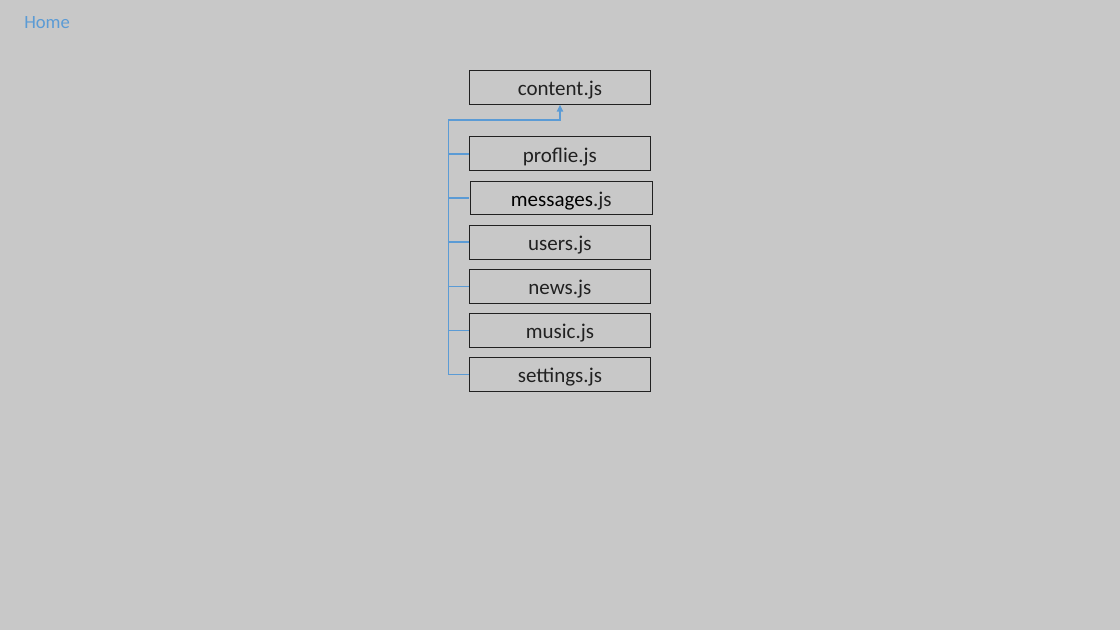
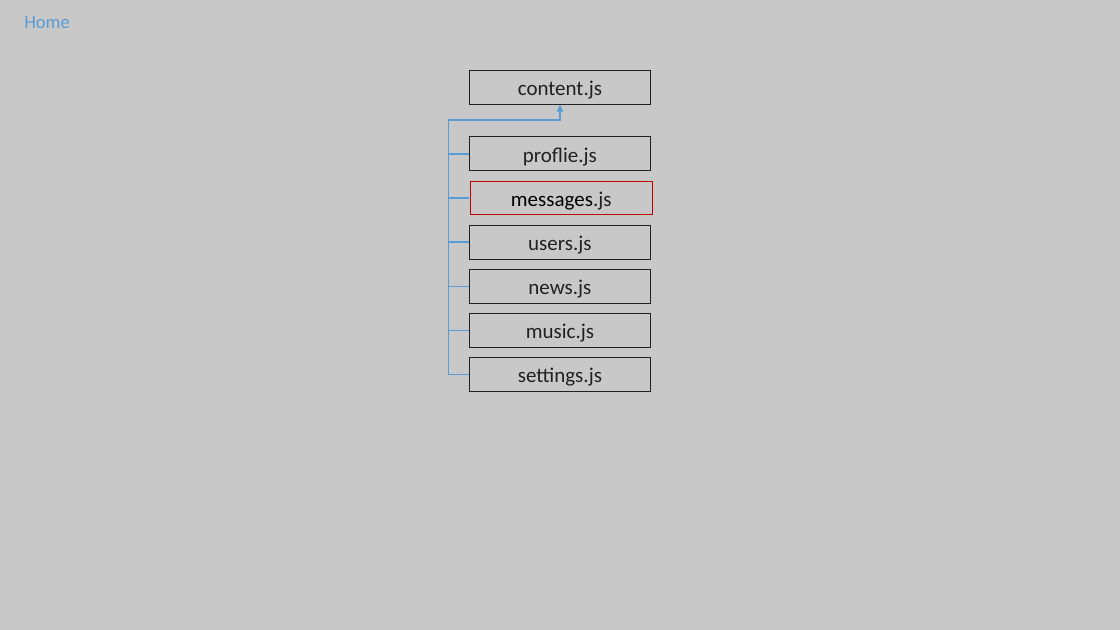
Before and after one commit to Mikayel-Saroy/Social-Network, a slide deck: slide 2 of src/assets/social-network.pptx. Drawn at 1120x630 pixels with LibreOffice and Linux fonts; fonts in the diff are those of the drawing. Boxes give left, top, right and bottom in pixels: in the first picture for what was removed or moved away, otherwise in the second. Text is boxed around its words. In the diff, an @@ line names an element or a change of style, - is before the commit and + after.

```diff
--- a/src/assets/social-network.pptx
+++ b/src/assets/social-network.pptx
@@ rectangle "messages.js" at <box>471,181,653,215</box>: outline #212121 0.75 pt to #C00000 0.75 pt @@
```
Also in this commit, not shown: 2 other slides changed, 6 other files.
